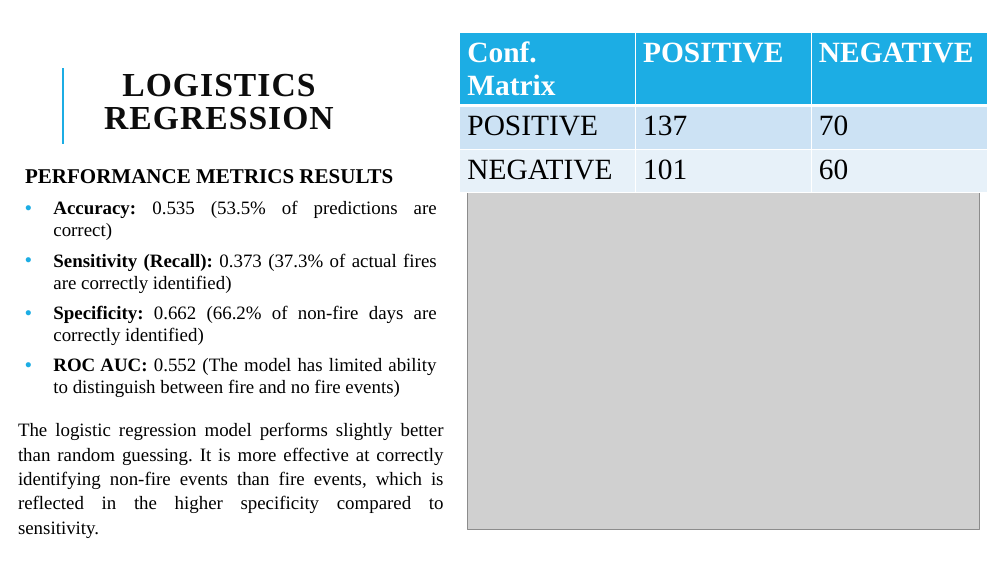
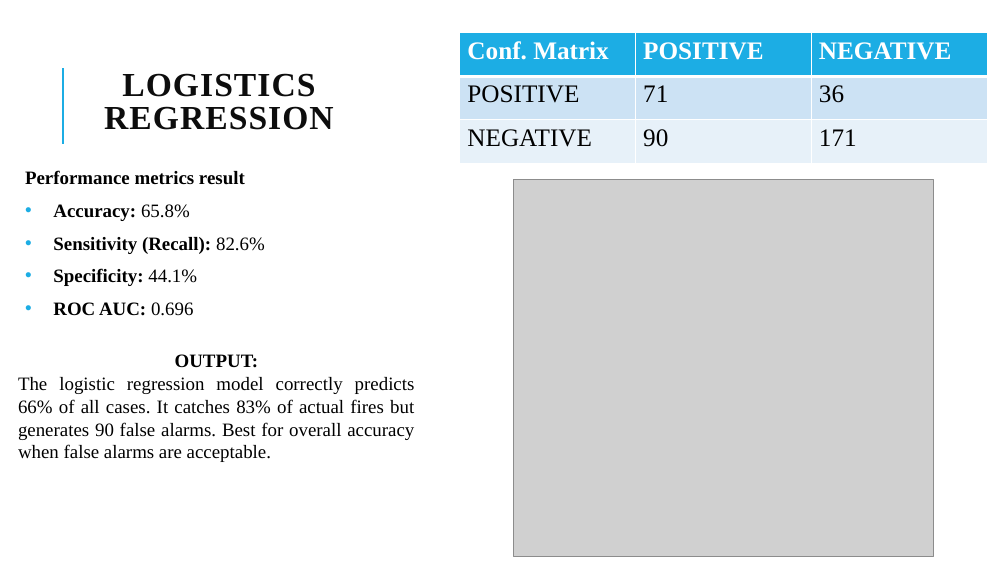
Before and after one commit to FelixOwusuAnsah/Algers-Forest-Fires, a slide deck: slide 5 of FELIX OWUSU-ANSAH PREDICTIVE AND PRESCRIPTIVE ANALYTICS.pptx. Drawn at 1008x567 pixels with LibreOffice and Linux fonts; fonts in the diff are those of the drawing; grey boxes stand for pictures. Boxes give left, top, right and bottom in pixels: in the first picture for what was removed or moved away, otherwise in the second. Text is boxed around its words. In the diff, an @@ line names an element or a change of style, - is before the commit and + after.

Commit message:
This is the Alger's Forest Fire project

```diff
--- a/FELIX OWUSU-ANSAH PREDICTIVE AND PRESCRIPTIVE ANALYTICS.pptx
+++ b/FELIX OWUSU-ANSAH PREDICTIVE AND PRESCRIPTIVE ANALYTICS.pptx
@@ table at box(460, 33, 988, 164) @@
-row 2, column 2: 137
+row 2, column 2: 71
-row 2, column 3: 70
+row 2, column 3: 36
-row 3, column 2: 101
+row 3, column 2: 90
-row 3, column 3: 60
+row 3, column 3: 171
@@ size 28 to 24 pt in "Conf. Matrix", "POSITIVE", "NEGATIVE", "POSITIVE" and 1 more places @@
@@ text at box(25, 170, 265, 316): text changed; bold on @@
-PERFORMANCE METRICS RESULTS
-• Accuracy: 0.535 (53.5% of predictions are correct)
-• Sensitivity (Recall): 0.373 (37.3% of actual fires are correctly identified)
-• Specificity: 0.662 (66.2% of non-fire days are correctly identified)
-• ROC AUC: 0.552 (The model has limited ability to distinguish between fire and no fire events)
+Performance metrics result
+• Accuracy: 65.8%
+• Sensitivity (Recall): 82.6%
+• Specificity: 44.1%
+• ROC AUC: 0.696
@@ picture: place and size @@
-picture at box(467, 180, 980, 529)
+picture at box(514, 180, 934, 557)
@@ text at box(18, 354, 415, 462): text changed @@
-The logistic regression model performs slightly better than random guessing. It is more effective at correctly identifying non-fire events than fire events, which is reflected in the higher specificity compared to sensitivity.
+OUTPUT:
+The logistic regression model correctly predicts 66% of all cases. It catches 83% of actual fires but generates 90 false alarms. Best for overall accuracy when false alarms are acceptable.
```
Also in this commit, not shown: 5 other slides changed, 3 slides added, 2 slides removed.
